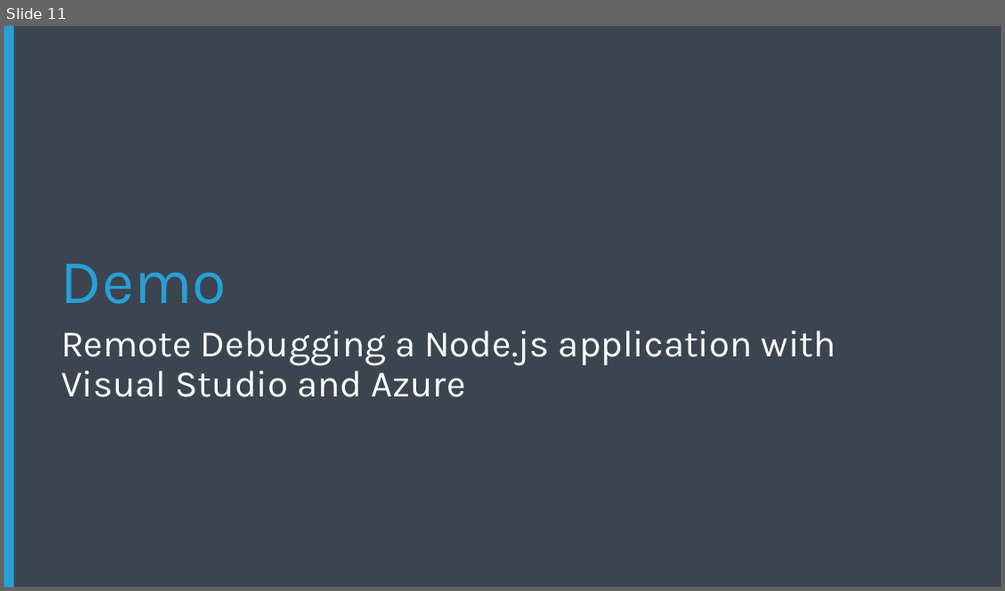
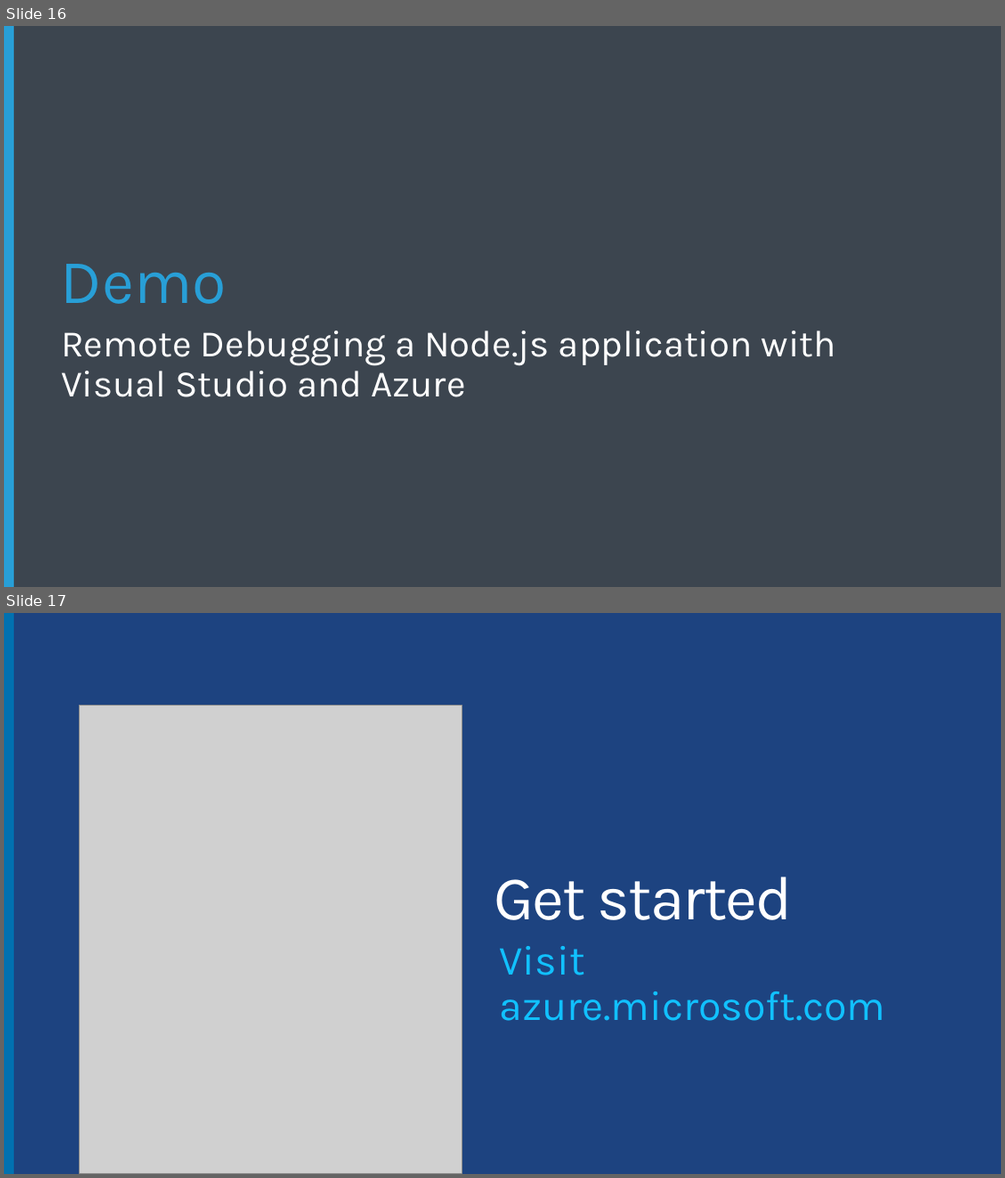
Before and after one commit to Microsoft-Web/NodeCamp, a slide deck: Presentation/AzureDeployAndDebug/AzureDeployAndDebug.pptx. Shown one above the other, each under a label of ours: slide 11 before the commit, slides 16 and 17 after it. The pictures are 1005x591 and 1005x1178 pixels, drawn with LibreOffice and Linux fonts; fonts in the diff are those of the drawing; grey boxes stand for pictures; background and template pictures are left out. Boxes give left, top, right and bottom in pixels: in the first picture for what was removed or moved away, otherwise in the second. Text is boxed around its words. In the diff, an @@ line names an element or a change of style, - is before the commit and + after.

Commit message:
Updated AzureDeployAndDebug presentation

```diff
--- a/Presentation/AzureDeployAndDebug/AzureDeployAndDebug.pptx
+++ b/Presentation/AzureDeployAndDebug/AzureDeployAndDebug.pptx
@@ slide 17 added at [4,613,1001,1174], background #1D4380 @@
@@ rectangle added at [4,613,14,1174], fill #0171B0 @@
@@ picture added at [79,705,461,1173] @@
@@ text added at [494,876,793,920], 59.8 pt, text #FFFFFF @@
+Get started
@@ text added at [500,946,886,1021], 40 pt, text #11C1FF @@
+Visit azure.microsoft.com
@@ what was slide 11 is now slide 16 @@
```
Also in this commit, not shown: 1 slide changed, 5 other slides added.
